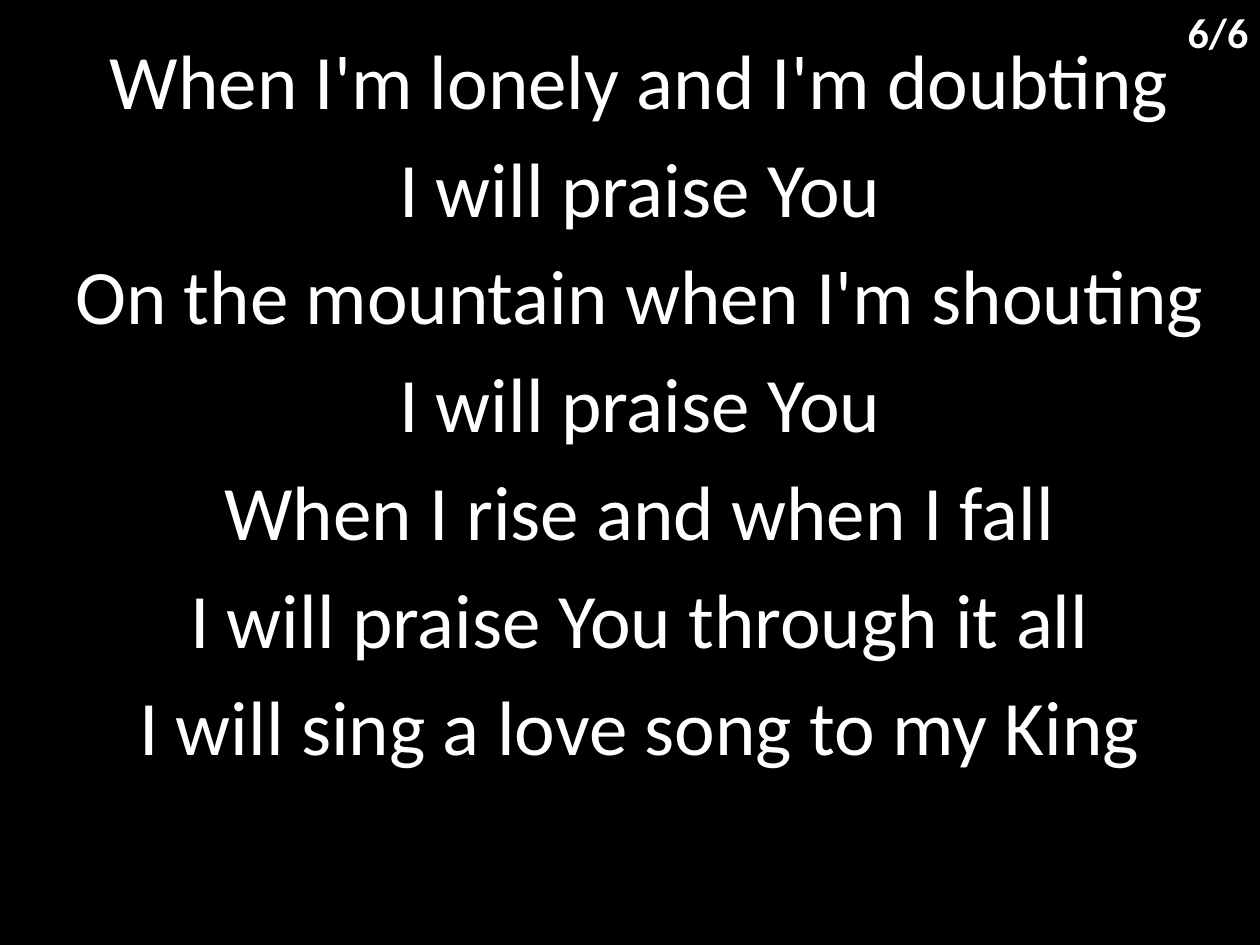
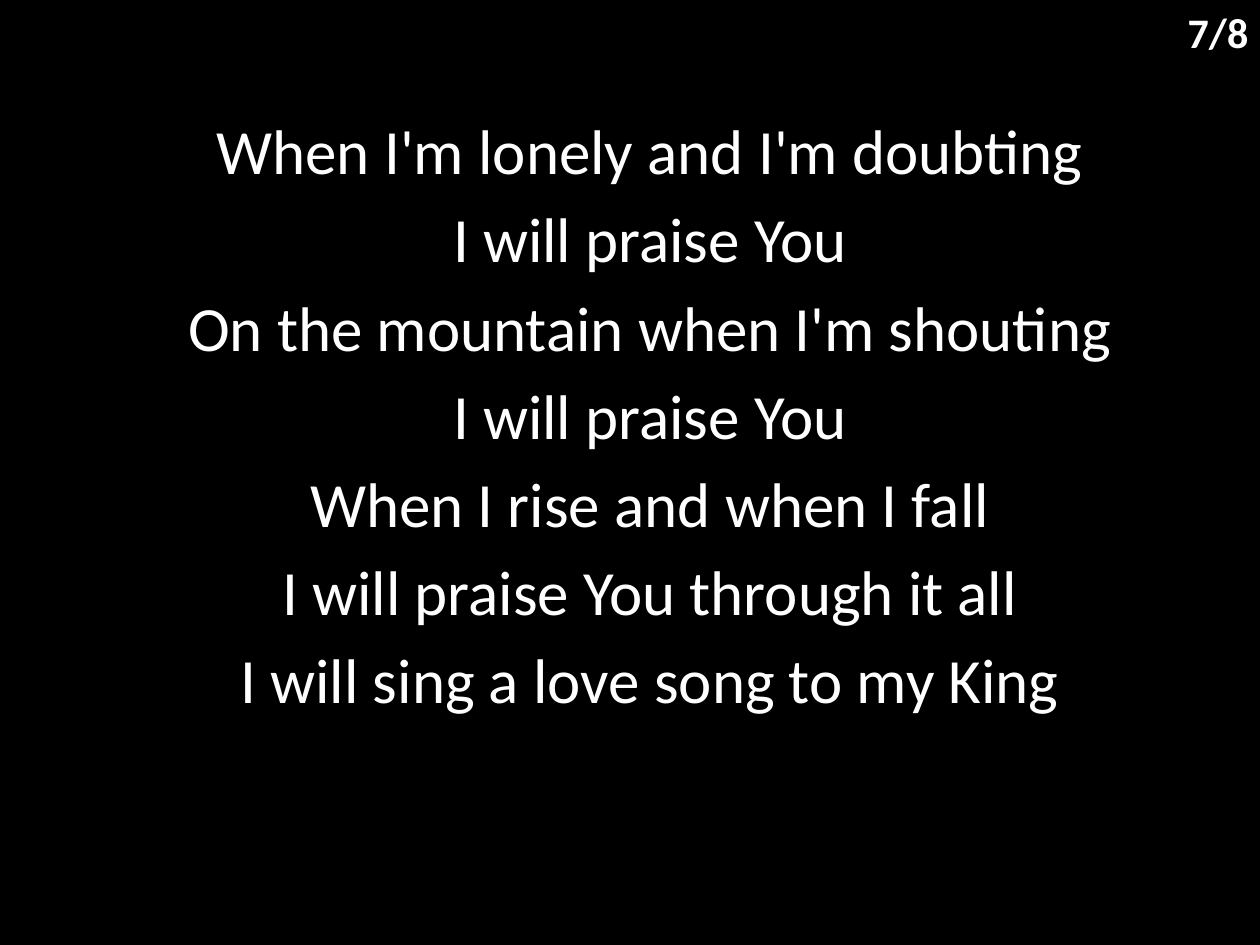
Before and after one commit to hoo-are-ya/worship, a slide deck: slide 8 of docs/songs/i love you lord - to my king.pptx (slide 7 before the commit). Drawn at 1260x945 pixels with LibreOffice and Linux fonts; fonts in the diff are those of the drawing. Boxes give left, top, right and bottom in pixels: in the first picture for what was removed or moved away, otherwise in the second. Text is boxed around its words. In the diff, an @@ line names an element or a change of style, - is before the commit and + after.

```diff
--- a/docs/songs/i love you lord - to my king.pptx
+++ b/docs/songs/i love you lord - to my king.pptx
@@ text at (1188,18,1249,50): text changed @@
-6/6
+7/8
@@ subtitle "When I'm lonely and I'm ...": place and size @@
-subtitle "When I'm lonely and I'm ..." at (75,55,1203,769)
+subtitle "When I'm lonely and I'm ..." at (188,130,1111,714)
@@ subtitle "When I'm lonely and I'm ..." at (188,130,1111,714): size 44 to 36 pt; less space between paragraphs @@
```
Also in this commit, not shown: 5 other slides changed, 2 slides added, 5 other files.
